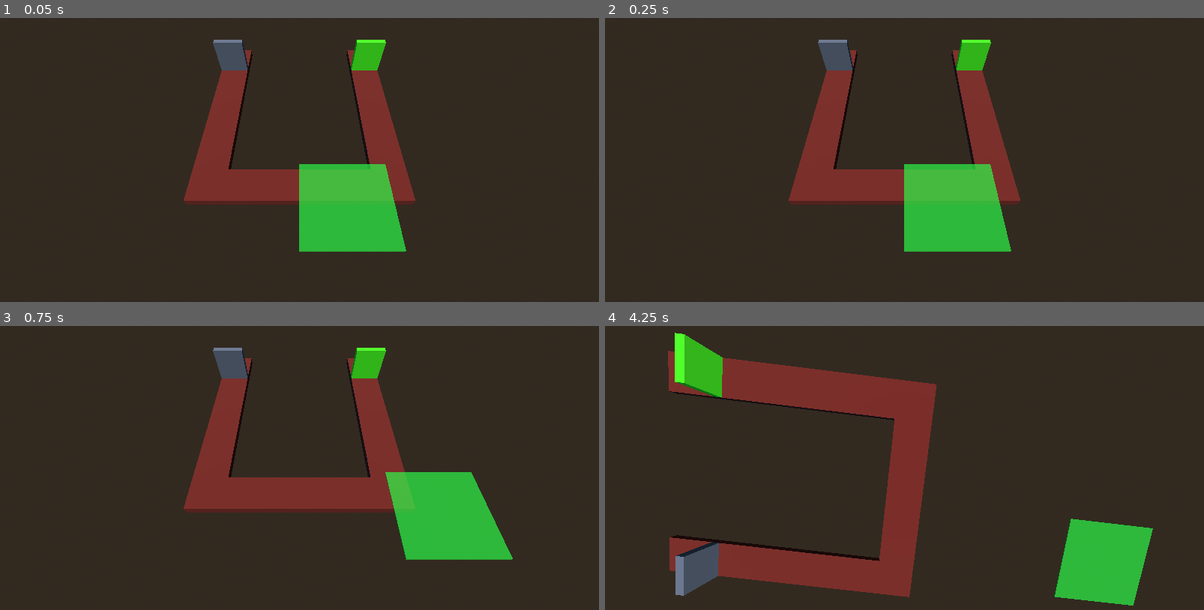
Above: before the commit, frames 1-4 (two rows, left to right).
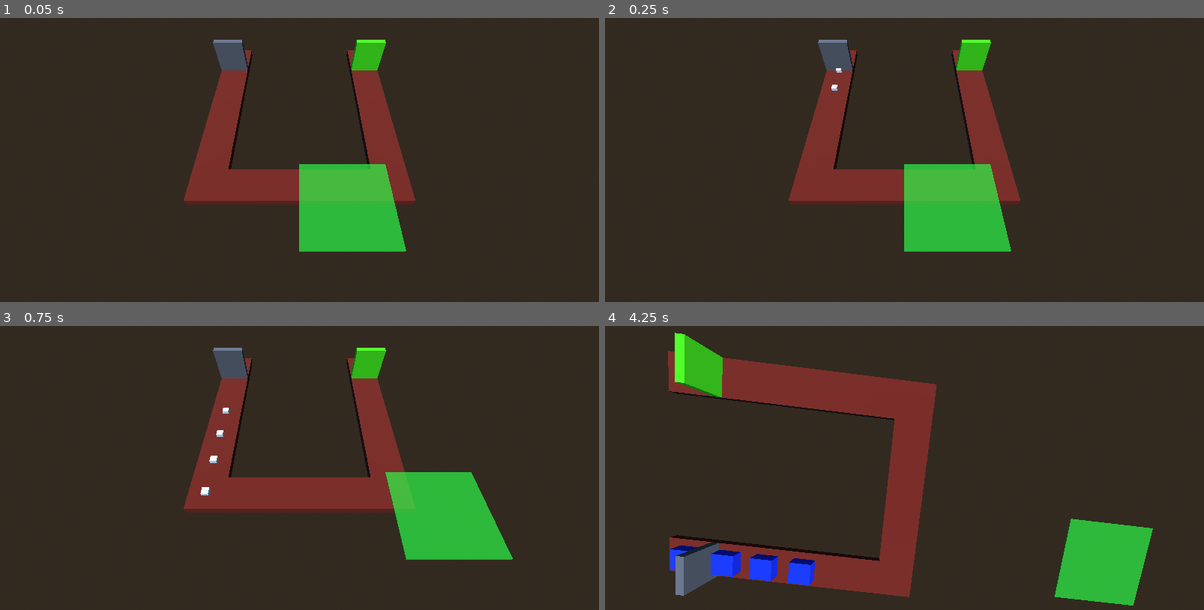
Above: after the commit, the same moments.

Repository: darco-ctrl/TowerDefence
Game: Godot game, scene res://game/main/main.tscn
The game is run twice, just before and just after one commit, with the same random seed, the same clock (stepped at 60 frames per second) and the same inputs.
Inputs (mouse positions are in pixels of both pictures, inside the frame that each line leads up to):
- Up to frame 1 (0.05 s): no input
- Up to frame 2 (0.25 s): no input
- Up to frame 3 (0.75 s): move the mouse to (431, 476) at 0.52 s; hold Right mouse button (camera_motion) from 0.53 s (still down)
- Up to frame 4 (4.25 s): move the mouse to (784, 510) at 1.27 s; release Right mouse button (camera_motion) at 1.28 s; tap Mouse wheel down (mouse_wheel_down) at 1.35, 3.6 s; move the mouse to (964, 419) at 2.02 s; tap Mouse wheel up (mouse_wheel_up) at 2.1 s; move the mouse to (874, 561) at 2.77 s; right-click (874, 561) at 2.85 s; move the mouse to (1084, 544) at 3.52 s

Frame 1 is identical in both runs. In frame 2, less than 0.1% of the frame differs, in the area x 37-40%, y 17-26%; in frame 3, 0.1%; in frame 4, 1.3%, in the area x 10-36%, y 77-92%.

Commit message:
added path and enemy spawning

Diff:
--- a/game/enemies/runner/runner.tscn
+++ b/game/enemies/runner/runner.tscn
@@ -7,10 +7,10 @@
 script = ExtResource("2_3hr7e")
 disable = false
 name = "runner"
-progression_speed = 2.0
 health = 50.0
 attack_damange = 10.0
 defence = 1.0
+speed = 4.0
 metadata/_custom_type_script = "uid://h11162duv64k"
 
 [sub_resource type="BoxShape3D" id="BoxShape3D_idms1"]
@@ -22,7 +22,7 @@
 material = SubResource("StandardMaterial3D_pe3qk")
 size = Vector3(0.1, 0.1, 0.1)
 
-[node name="Runner" type="Area3D"]
+[node name="Enemy" type="Area3D"]
 collision_layer = 4
 collision_mask = 2
 script = ExtResource("1_pe3qk")
@@ -33,5 +33,3 @@
 
 [node name="MeshInstance3D" type="MeshInstance3D" parent="."]
 mesh = SubResource("BoxMesh_3hr7e")
-
-[connection signal="area_entered" from="." to="." method="_on_area_entered"]
--- a/game/enemies/tank/tank.gd
+++ b/game/enemies/tank/tank.gd
@@ -1,3 +1,3 @@
 extends Area3D
 
-@export var enemy_data: Enemy_Data
+@export var data: Enemy_Data
--- a/game/enemies/tank/tank.tscn
+++ b/game/enemies/tank/tank.tscn
@@ -3,14 +3,14 @@
 [ext_resource type="Script" uid="uid://1latrd7bmqwu" path="res://game/enemies/tank/tank.gd" id="1_wuof1"]
 [ext_resource type="Script" uid="uid://h11162duv64k" path="res://game/resources/enemy_data.gd" id="2_e5jmm"]
 
-[sub_resource type="Resource" id="Resource_8kr6a"]
+[sub_resource type="Resource" id="Resource_e5jmm"]
 script = ExtResource("2_e5jmm")
 disable = false
 name = "Tank"
-progression_speed = 1.0
-health = 200.0
-attack_damange = 25.0
+health = 100.0
+attack_damange = 10.0
 defence = 1.0
+speed = 1.0
 metadata/_custom_type_script = "uid://h11162duv64k"
 
 [sub_resource type="BoxShape3D" id="BoxShape3D_b0xku"]
@@ -23,9 +23,9 @@
 material = SubResource("StandardMaterial3D_b0xku")
 size = Vector3(0.3, 0.3, 0.3)
 
-[node name="Tank" type="Area3D"]
+[node name="Enemy" type="Area3D"]
 script = ExtResource("1_wuof1")
-enemy_data = SubResource("Resource_8kr6a")
+data = SubResource("Resource_e5jmm")
 
 [node name="CollisionShape3D" type="CollisionShape3D" parent="."]
 shape = SubResource("BoxShape3D_b0xku")
--- a/game/maps/map_1/map.tscn
+++ b/game/maps/map_1/map.tscn
@@ -10,6 +10,7 @@
 enemies_type = Array[int]([0, 1])
 enemies_number = Array[int]([4, 5])
 enemy_interval = 0.1
+total_enemies = 9
 enemy_difference_interval = 1.0
 wave_interval = 5.0
 metadata/_custom_type_script = "uid://cy0sw3v7o2ekq"
@@ -22,6 +23,7 @@
 size = Vector3(3, 0.1, 0.5)
 
 [sub_resource type="Curve3D" id="Curve3D_tamcx"]
+bake_interval = 0.4
 _data = {
 "points": PackedVector3Array(0, 0, 0, 0, 0, 0, 0, 0, 0, 0, 0, 0, 0, 0, 0, 0, 0, 3.004, 0, 0, 0, 0, 0, 0, 2.5, 0, 2.992, 0, 0, 0, 0, 0, 0, 2.5, 0, 0.03),
 "tilts": PackedFloat32Array(0, 0, 0, 0)
@@ -45,12 +47,18 @@
 material = SubResource("StandardMaterial3D_u2kqr")
 size = Vector3(0.5, 0.5, 0.1)
 
-[node name="map1" type="Node3D" node_paths=PackedStringArray("path_follow", "enemy_group_node")]
+[sub_resource type="SphereShape3D" id="SphereShape3D_431im"]
+radius = 0.3
+
+[node name="map1" type="Node3D" node_paths=PackedStringArray("path", "enemy_group_node", "wave_interval", "enemy_interval")]
 script = ExtResource("1_hwb2h")
 enemy_packedscenes = Array[PackedScene]([ExtResource("2_431im"), ExtResource("3_mgor1")])
 wave_data = Array[ExtResource("3_x5axu")]([SubResource("Resource_431im")])
-path_follow = NodePath("Path/Path/PathFollow")
+enemy_spawn_interval = Array[float]([0.1, 0.5])
+path = NodePath("Path/Path")
 enemy_group_node = NodePath("StoredEnemies")
+wave_interval = NodePath("Timers/WaveInterval")
+enemy_interval = NodePath("Timers/EnemyInterval")
 
 [node name="Path" type="Node3D" parent="."]
 
@@ -72,9 +80,6 @@
 transform = Transform3D(1, 0, 0, 0, 1, 0, 0, 0, 1, -1.25, 0.05, -3)
 curve = SubResource("Curve3D_tamcx")
 
-[node name="PathFollow" type="PathFollow3D" parent="Path/Path"]
-transform = Transform3D(-1, 0, -8.74228e-08, 0, 1, 0, 8.74228e-08, 0, -1, 0, 0, 0)
-
 [node name="Home" type="Area3D" parent="."]
 transform = Transform3D(1, 0, 0, 0, 1, 0, 0, 0, 1, 1.25, 0.3, -2.6)
 collision_layer = 2
@@ -86,10 +91,27 @@
 [node name="MeshInstance3D" type="MeshInstance3D" parent="Home"]
 mesh = SubResource("BoxMesh_u2kqr")
 
-[node name="Cavern" type="MeshInstance3D" parent="."]
+[node name="StoredEnemies" type="Node3D" parent="."]
+visible = false
+
+[node name="Timers" type="Node" parent="."]
+
+[node name="EnemyInterval" type="Timer" parent="Timers"]
+one_shot = true
+
+[node name="WaveInterval" type="Timer" parent="Timers"]
+one_shot = true
+
+[node name="Cavern2" type="Area3D" parent="."]
 transform = Transform3D(1, 0, 0, 0, 1, 0, 0, 0, 1, -1.25, 0.3, -2.6)
+
+[node name="Cavern" type="MeshInstance3D" parent="Cavern2"]
 mesh = SubResource("BoxMesh_b4ycr")
 skeleton = NodePath("")
 
-[node name="StoredEnemies" type="Node3D" parent="."]
-visible = false
+[node name="CollisionShape3D" type="CollisionShape3D" parent="Cavern2"]
+shape = SubResource("SphereShape3D_431im")
+
+[connection signal="area_entered" from="Home" to="." method="_on_home_area_entered"]
+[connection signal="timeout" from="Timers/EnemyInterval" to="." method="_on_enemy_interval_timeout"]
+[connection signal="timeout" from="Timers/WaveInterval" to="." method="_on_wave_interval_timeout"]
--- a/game/maps/map_1/map_script.gd
+++ b/game/maps/map_1/map_script.gd
@@ -3,17 +3,134 @@
 # map data
 @export var enemy_packedscenes: Array[PackedScene]
 @export var wave_data: Array[Wave_Data]
-var enemies: Array[Area3D]
-var current_wave_index: int = 0
+@export var enemy_spawn_interval: Array[float]
+var enemies: Array[PathFollow3D] = []
+var current_wave: Wave_Data
 
 # Node
-@export var path_follow: PathFollow3D
+@export var path: Path3D
 @export var enemy_group_node: Node3D
+@export var wave_interval: Timer
+@export var enemy_interval: Timer
+
+var spawn_on_next_frame: bool = false
+var is_wave_on_cooldown: bool = false
+var is_enemy_spawn_on_cooldown: bool = false
+var has_enemy_type_changed: bool = false
+var request_to_update_wave: bool = false
+var is_wave_spawning_done: bool = false
+var end_game_wave_loop: bool = false
+
+var current_wave_index: int = 0
+var current_enemy_index: int = 0
+var current_enemy_number_index: int = 0
+
+var current_spawn_interval: float = 0.1
+
+func _ready() -> void:
+	print(enemies)
+
+func _process(delta: float) -> void:
+	print(enemies.size())
+	if request_to_update_wave and enemies.size() == 0:
+		change_wave()
+
+	if current_wave_index < wave_data.size():
+		current_wave = wave_data[current_wave_index]
+		if can_spawn_enemy():
+			game_loop()
 
 
-func _ready() -> void:
-	enemies.resize(enemy_packedscenes.size())
+	enemy_movement(delta)
+
+func game_loop() -> void:
+	if !current_wave: return
+
+	var enemy_scene: PackedScene = enemy_packedscenes[current_wave.enemies_type[current_enemy_index]]
+	print(is_wave_spawning_done)
+	if current_enemy_number_index < current_wave.enemies_number[current_enemy_index]:
+		spawn_enemy(enemy_scene)
+		current_spawn_interval = enemy_spawn_interval[current_enemy_index]
+		if enemies.size() >= current_wave.total_enemies:
+			request_to_update_wave = true
+			is_wave_spawning_done = true
+
+		#print(" spawning : ", current_enemy_index, " : ", current_enemy_number_index)
+	else:
+		current_enemy_index += 1
+		current_spawn_interval = 2
+		current_enemy_number_index = 0
+
+	# Reached end
+	if current_enemy_index > current_wave.enemies_type.size() - 1:
+		current_enemy_index = 0
+		request_to_update_wave = true
+		print(enemies.size())
+
+	start_enemy_interval(current_spawn_interval)
+
+func enemy_movement(deltatime: float)-> void:
+	for i in range(enemies.size()):
+		var enemy: PathFollow3D = enemies[i]
+		var enemy_area: Area3D = enemy.get_node("Enemy")
+		var enemy_data: Enemy_Data = enemy_area.data as Enemy_Data
+
+		enemy.progress += enemy_data.speed * deltatime
+
+func spawn_enemy(scene: PackedScene) -> void:
+	if !scene.can_instantiate(): return
 
 
-func _process(delta: float) -> void:
-	var current_wave: Wave_Data = wave_data[current_wave_index]
+	current_enemy_number_index += 1
+
+	var new_path_follow: PathFollow3D = PathFollow3D.new()
+	new_path_follow.progress = 0
+	new_path_follow.visible = true
+	new_path_follow.position = Vector3.ZERO
+	path.add_child(new_path_follow)
+
+	var new_enemy: Area3D = scene.instantiate()
+	new_enemy.visible = true
+	new_enemy.position = Vector3.ZERO
+	new_path_follow.add_child(new_enemy)
+
+	spawn_on_next_frame = false
+	enemies.append(new_path_follow)
+
+func change_wave()-> void:
+	if current_wave_index + 1 >= wave_data.size():
+		end_game_wave_loop = true
+		return
+
+	request_to_update_wave = false
+	current_wave_index += 1
+	is_wave_on_cooldown = true
+	wave_interval.start(current_wave.wave_interval)
+	is_wave_spawning_done = false
+
+## <-------- LOGIC FUNCTIONS -------->
+func can_spawn_enemy()-> bool:
+	return !(is_wave_on_cooldown or is_enemy_spawn_on_cooldown or end_game_wave_loop or is_wave_spawning_done)
+
+## <-------- SIGNALS --------> ##
+func start_enemy_interval(time: float)-> void:
+	is_enemy_spawn_on_cooldown = true
+	enemy_interval.start(time)
+
+func _on_enemy_interval_timeout() -> void:
+	is_enemy_spawn_on_cooldown = false
+
+
+func _on_wave_interval_timeout() -> void:
+	is_wave_on_cooldown = false
+
+## <-------- HOME COLLISION LOGIC --------> ##
+func _on_home_area_entered(area: Area3D) -> void:
+	if area.name == "Enemy":
+		var path_follow = area.get_parent()
+		var enemy_index: int = enemies.find(path_follow)
+
+		if enemy_index > 0 and enemies.size() > enemy_index:
+			enemies.remove_at(enemy_index)
+			path_follow.queue_free()
+			print("quee freed")
--- a/game/resources/enemy_data.gd
+++ b/game/resources/enemy_data.gd
@@ -3,7 +3,7 @@
 
 @export var disable: bool = false
 @export var name: String = ""
-@export var progression_speed: float
 @export var health: float
 @export var attack_damange: float
 @export var defence: float
+@export var speed: float
--- a/game/resources/wave_data.gd
+++ b/game/resources/wave_data.gd
@@ -4,5 +4,6 @@
 @export var enemies_type: Array[int]
 @export var enemies_number: Array[int]
 @export var enemy_interval: float
+@export var total_enemies: int
 @export var enemy_difference_interval: float
 @export var wave_interval: float
--- a/project.godot
+++ b/project.godot
@@ -32,6 +32,11 @@
 "events": [Object(InputEventMouseButton,"resource_local_to_scene":false,"resource_name":"","device":-1,"window_id":0,"a …(257 unchanged characters)…
 ]
 }
+start_game={
+"deadzone": 0.2,
+"events": [Object(InputEventKey,"resource_local_to_scene":false,"resource_name":"","device":-1,"window_id":0,"alt_pressed":false,"shift_pressed":false,"ctrl_pressed":false,"meta_pressed":false,"pressed":false,"keycode":0,"physical_keycode":79,"key_label":0,"unicode":111,"location":0,"echo":false,"script":null)
+]
+}
 
 [layer_names]
 
Not shown: 1 places in game/maps/map_1/map.tscn that only renumber resources
